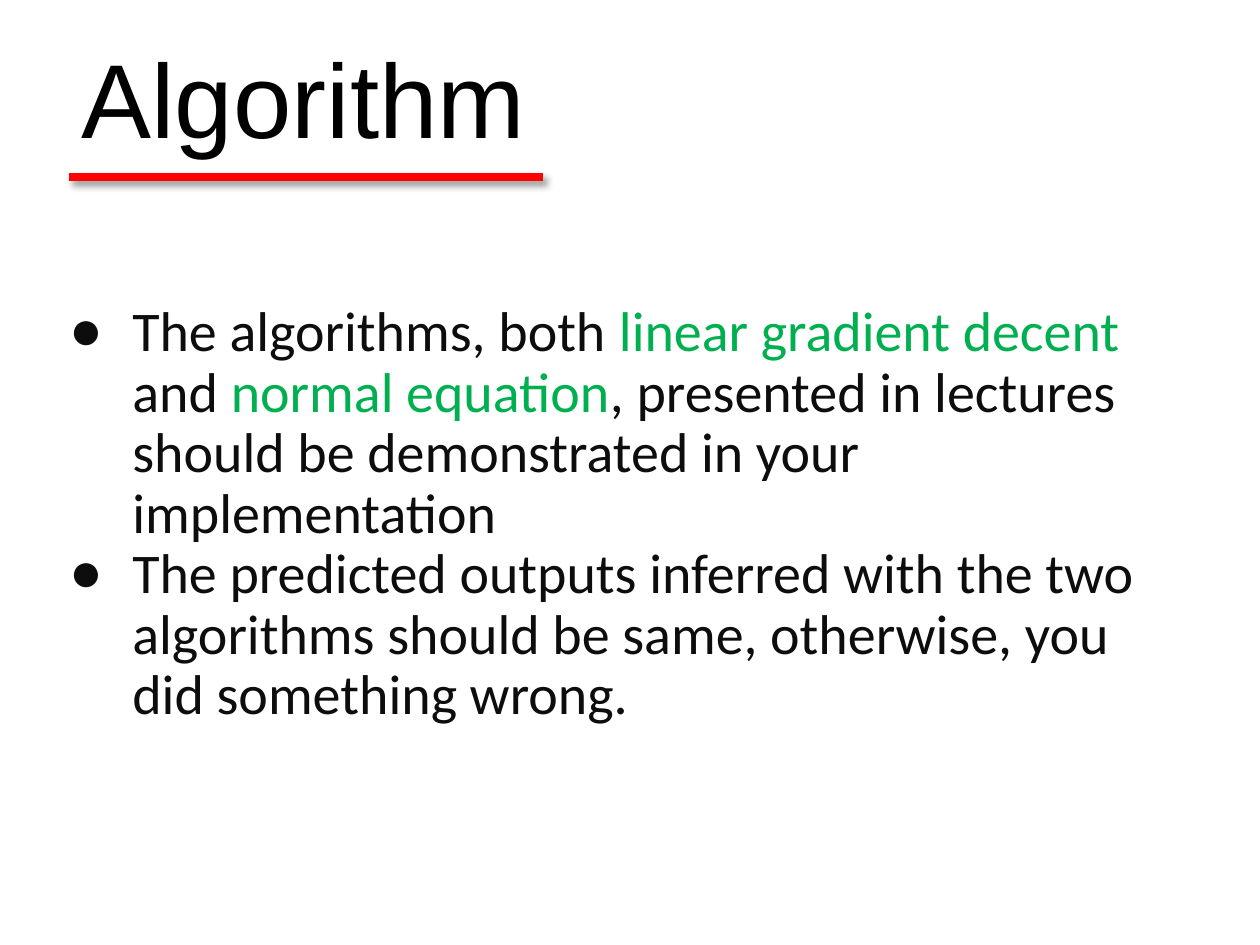
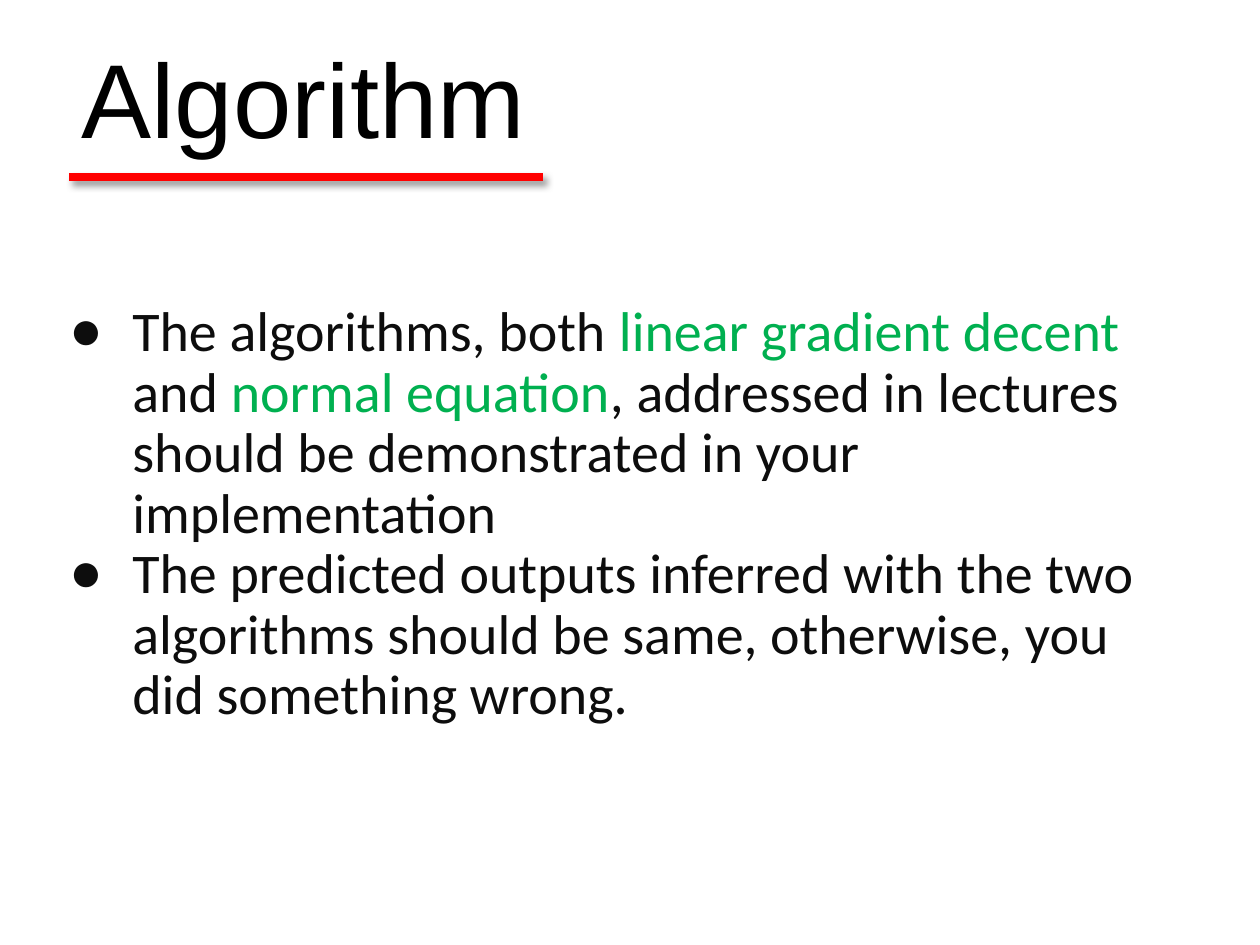
Before and after one commit to sunzuolei/ml, a slide deck: slide 6 of Assignments/A1/1#Assignment.pptx. Drawn at 1260x945 pixels with LibreOffice and Linux fonts; fonts in the diff are those of the drawing. Boxes give left, top, right and bottom in pixels: in the first picture for what was removed or moved away, otherwise in the second. Text is boxed around its words. In the diff, an @@ line names an element or a change of style, - is before the commit and + after.

```diff
--- a/Assignments/A1/1#Assignment.pptx
+++ b/Assignments/A1/1#Assignment.pptx
@@ text at [132,312,1119,542]: text changed @@
-● The algorithms, both linear gradient decent and normal equation, presented in lectures should be demonstrated in your implementation
+● The algorithms, both linear gradient decent and normal equation, addressed in lectures should be demonstrated in your implementation
```
Also in this commit, not shown: 3 other slides changed.
